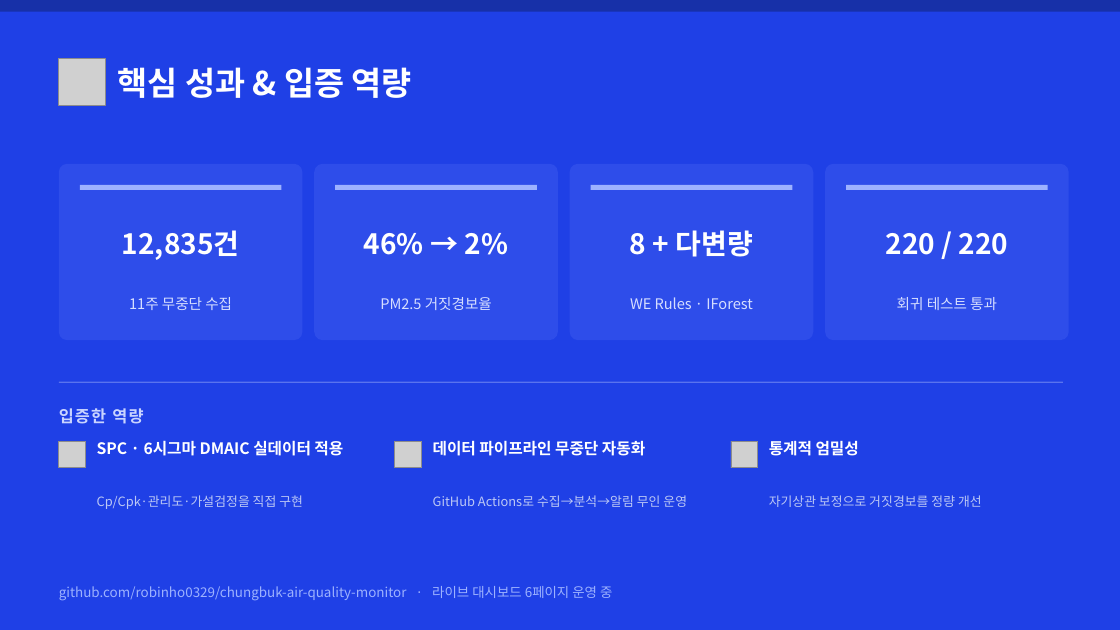
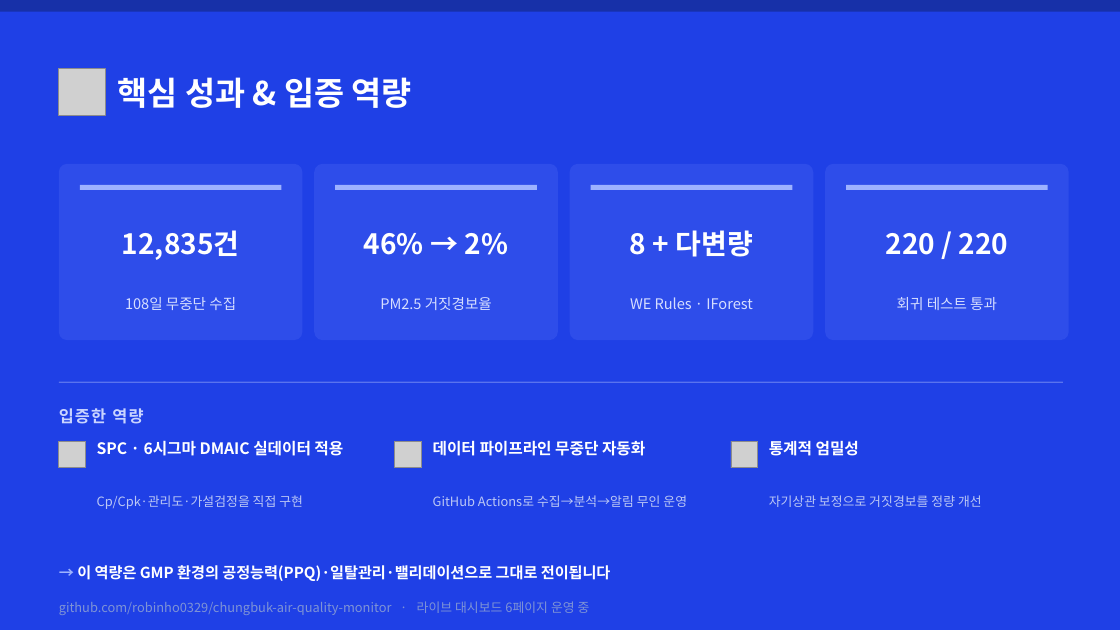
Before and after one commit to robinho0329/chungbuk-air-quality-monitor, a slide deck: slide 15 of reports/portfolio/포트폴리오_충북대기질_SPC.pptx (slide 14 before the commit). Drawn at 1120x630 pixels with LibreOffice and Linux fonts; fonts in the diff are those of the drawing; grey boxes stand for pictures. Boxes give left, top, right and bottom in pixels: in the first picture for what was removed or moved away, otherwise in the second. Text is boxed around its words. In the diff, an @@ line names an element or a change of style, - is before the commit and + after.

```diff
--- a/reports/portfolio/포트폴리오_충북대기질_SPC.pptx
+++ b/reports/portfolio/포트폴리오_충북대기질_SPC.pptx
@@ picture: place and size @@
-picture at [59,59,105,105]
+picture at [59,69,105,115]
@@ text "핵심 성과 & 입증 역량": place and size @@
-text "핵심 성과 & 입증 역량" at [118,67,411,98]
+text "핵심 성과 & 입증 역량" at [118,77,411,108]
@@ text at [125,297,236,310]: text changed @@
-11주 무중단 수집
+108일 무중단 수집
@@ text added at [77,565,611,581], 13 pt, text #FFFFFF, bold @@
+→ 이 역량은 GMP 환경의 공정능력(PPQ)·일탈관리·밸리데이션으로 그대로 전이됩니다
@@ text "github.com/robinho0329/chungbuk-air-quality-monitor · 라이브 대시 ...": place and size @@
-text "github.com/robinho0329/chungbuk-air-quality-monitor · 라이브 대시 ..." at [59,586,612,601]
+text "github.com/robinho0329/chungbuk-air-quality-monitor · 라이브 대시 ..." at [59,601,590,615]
@@ text "github.com/robinho0329/chungbuk-air-quality-monitor · 라이브 대시 ..." at [59,601,590,615]: size 11.5 to 11 pt, text colour #9DB2FF to #7E93D6 @@
```
Also in this commit, not shown: 10 other slides changed, 1 slide added, 2 other files.
